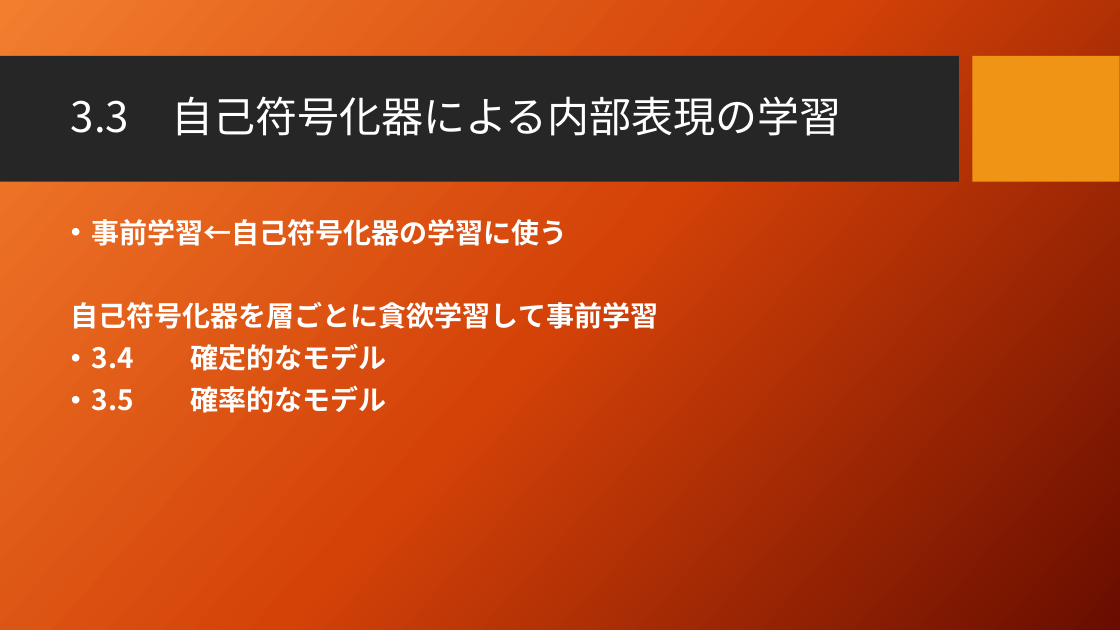
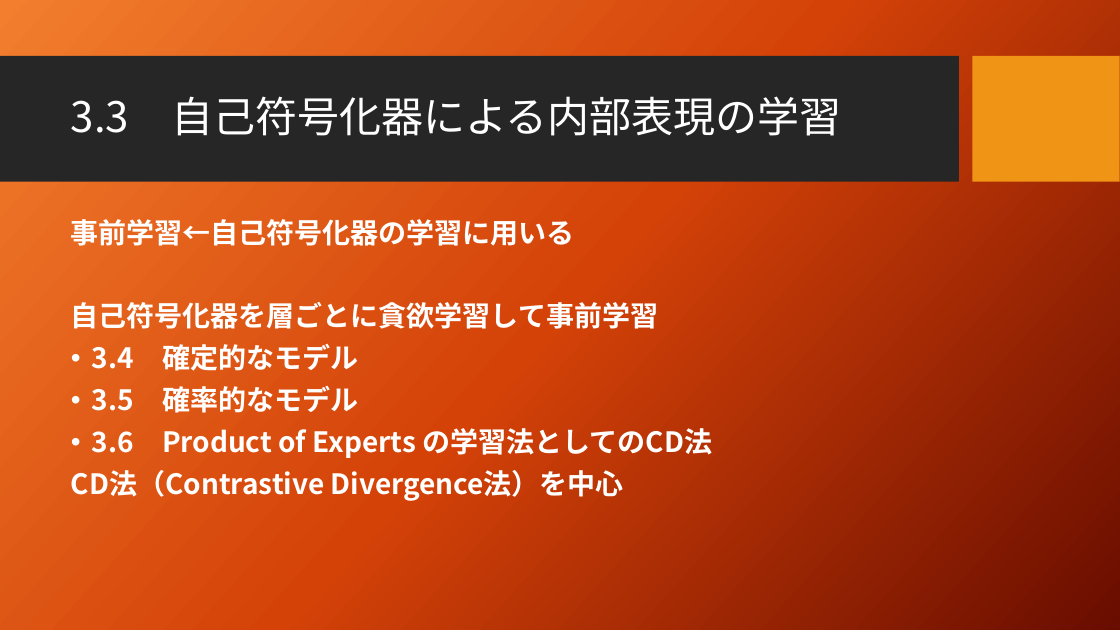
Before and after one commit to seigenji/deep_learning, a slide deck: slide 2 of deep_learning3.4.pptx. Drawn at 1120x630 pixels with LibreOffice and Linux fonts; fonts in the diff are those of the drawing; background and template pictures are left out. Boxes give left, top, right and bottom in pixels: in the first picture for what was removed or moved away, otherwise in the second. Text is boxed around its words. In the diff, an @@ line names an element or a change of style, - is before the commit and + after.

```diff
--- a/deep_learning3.4.pptx
+++ b/deep_learning3.4.pptx
@@ text at box(71, 219, 575, 246): text changed @@
-• 事前学習←自己符号化器の学習に使う
+事前学習←自己符号化器の学習に用いる
@@ text at box(71, 428, 713, 501): paragraphs added @@
+• 3.6 Product of Experts の学習法としてのCD法
+CD法（Contrastive Divergence法）を中心
```
Also in this commit, not shown: 1 other slide changed, 2 slides added, 1 slide removed.
